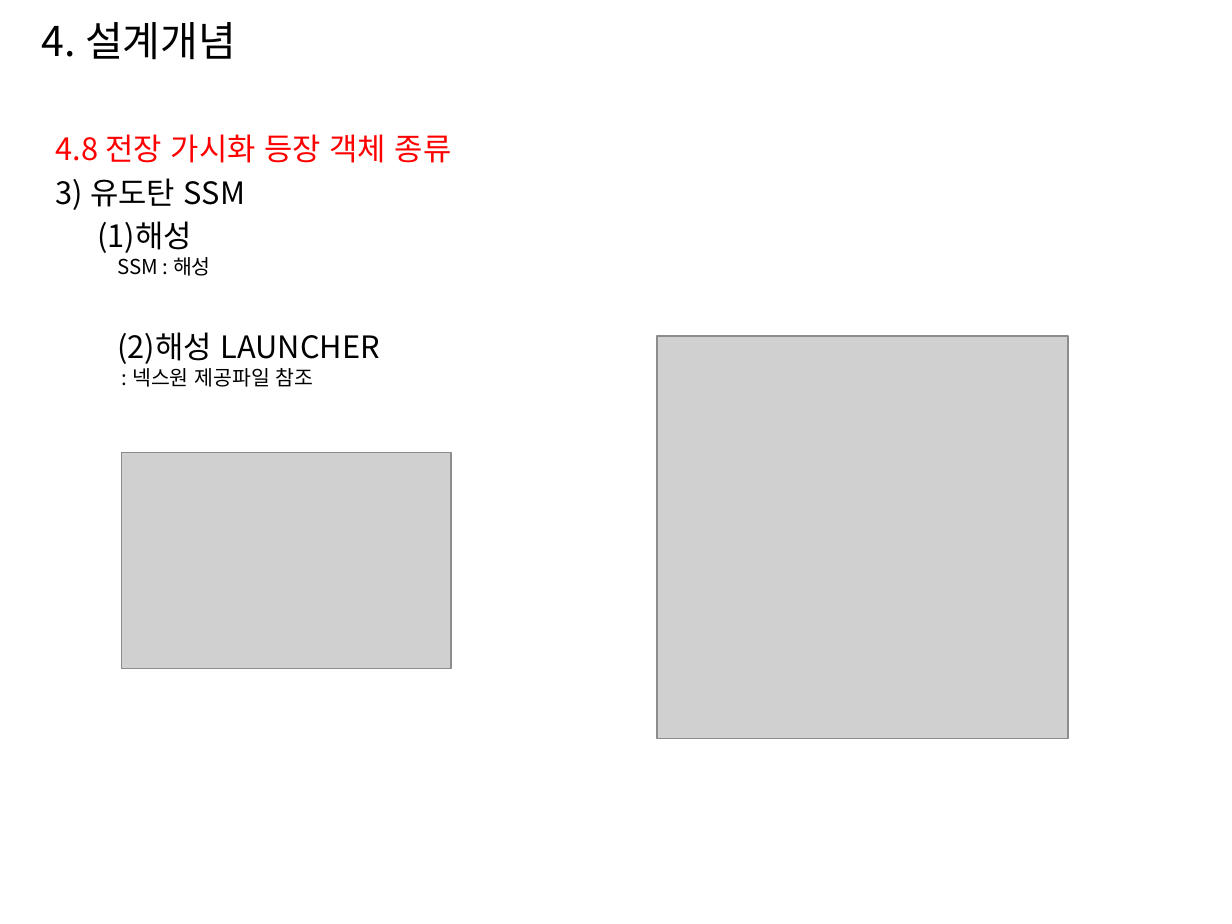
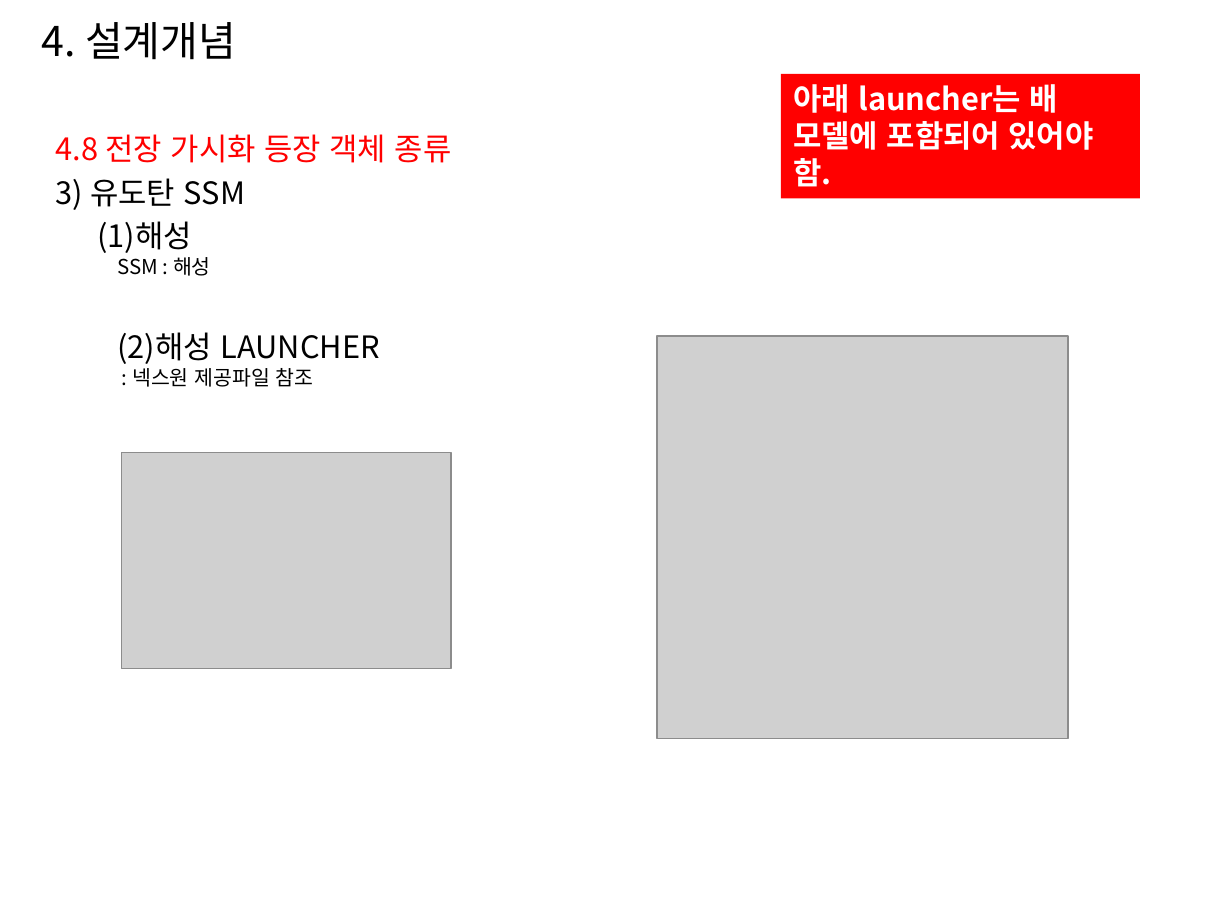
Before and after one commit to uglyduck68/hedgehop, a slide deck: slide 11 of VisualX/[20141117]전장가시화 3D 객체_항목.pptx. Drawn at 1232x924 pixels with LibreOffice and Linux fonts; fonts in the diff are those of the drawing; grey boxes stand for pictures. Boxes give left, top, right and bottom in pixels: in the first picture for what was removed or moved away, otherwise in the second. Text is boxed around its words. In the diff, an @@ line names an element or a change of style, - is before the commit and + after.

```diff
--- a/VisualX/[20141117]전장가시화 3D 객체_항목.pptx
+++ b/VisualX/[20141117]전장가시화 3D 객체_항목.pptx
@@ rectangle added at <box>781,74,1140,198</box>, fill #FF0000, 18 pt, text #FFFFFF, bold @@
+아래 launcher는 배 모델에 포함되어 있어야 함.
```
Also in this commit, not shown: 34 other files.
